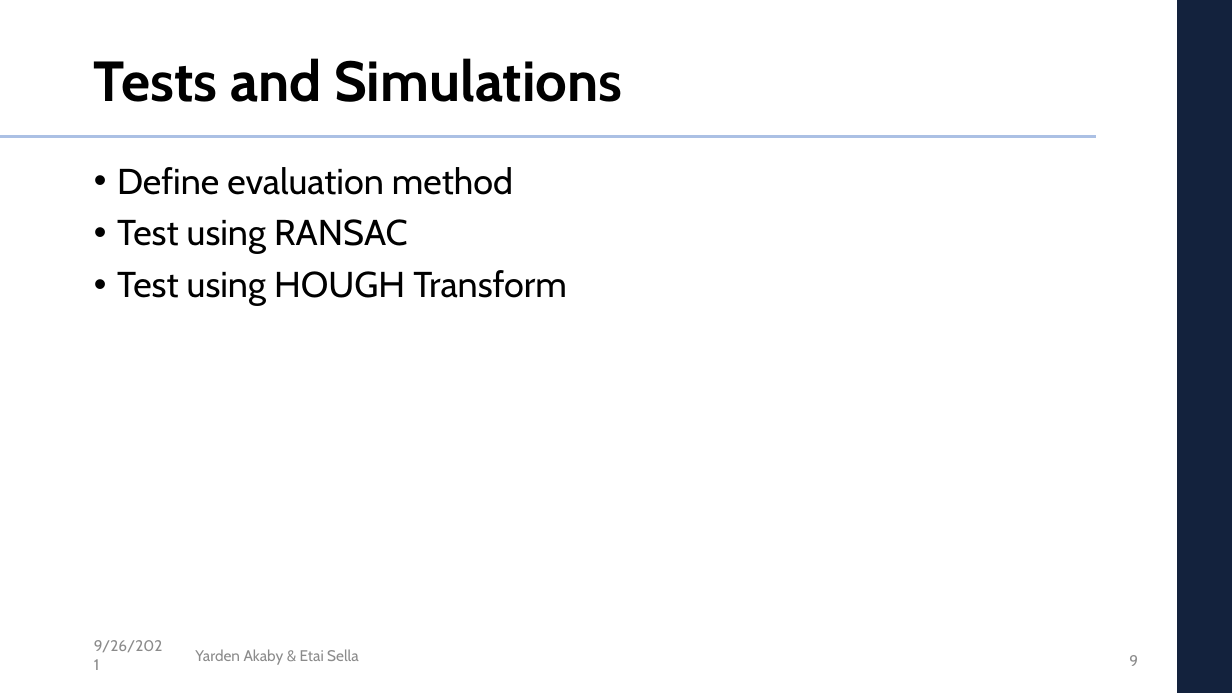
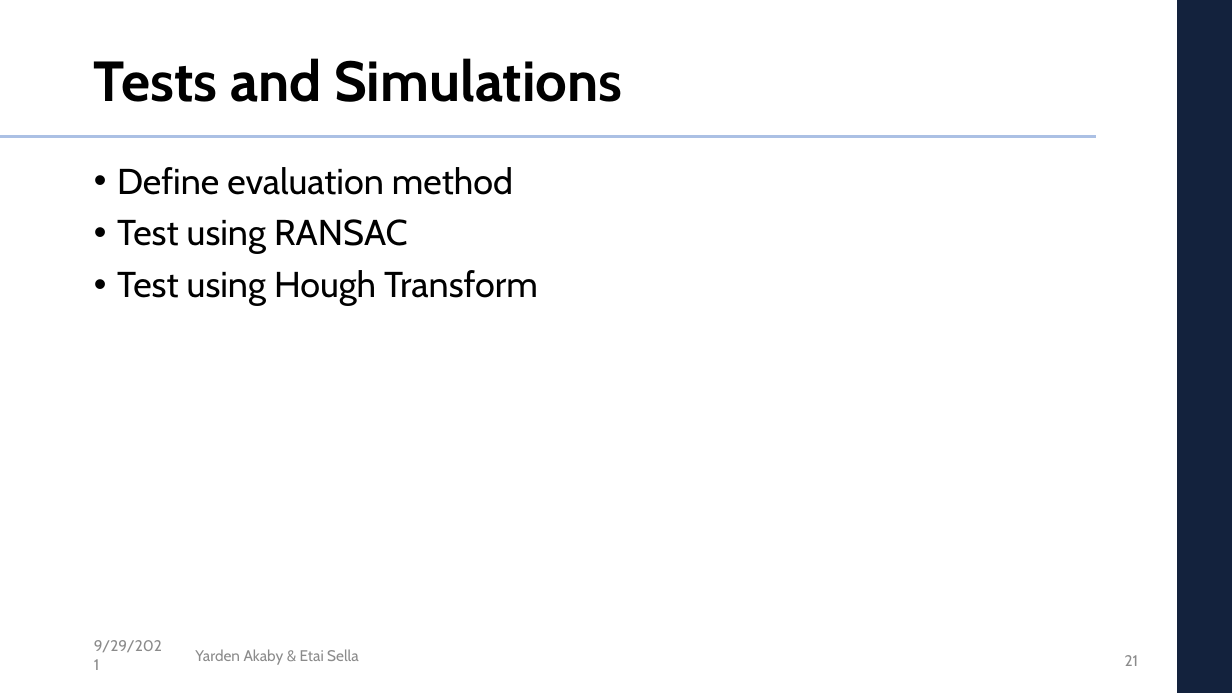
Before and after one commit to etaisella/multi_dim_DSP_final_project, a slide deck: slide 21 of presentation/DSP_project_presentation.pptx (slide 9 before the commit). Drawn at 1232x693 pixels with LibreOffice and Linux fonts; fonts in the diff are those of the drawing; background and template pictures are left out. Boxes give left, top, right and bottom in pixels: in the first picture for what was removed or moved away, otherwise in the second. Text is boxed around its words. In the diff, an @@ line names an element or a change of style, - is before the commit and + after.

```diff
--- a/presentation/DSP_project_presentation.pptx
+++ b/presentation/DSP_project_presentation.pptx
@@ text at box(117, 270, 538, 306): text changed @@
-• Test using HOUGH Transform
+• Test using Hough Transform
@@ text at box(94, 640, 162, 652): text changed @@
-9/26/2021
+9/29/2021
@@ page number at box(1125, 655, 1138, 666): text changed @@
-9
+21
```
Also in this commit, not shown: 14 other slides changed, 15 slides added, 2 other files.
